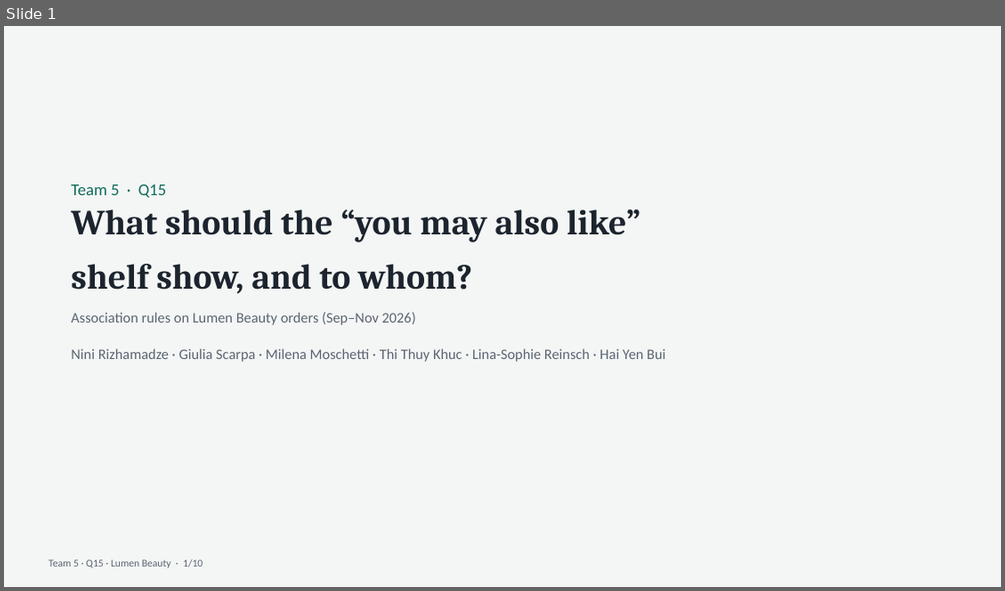
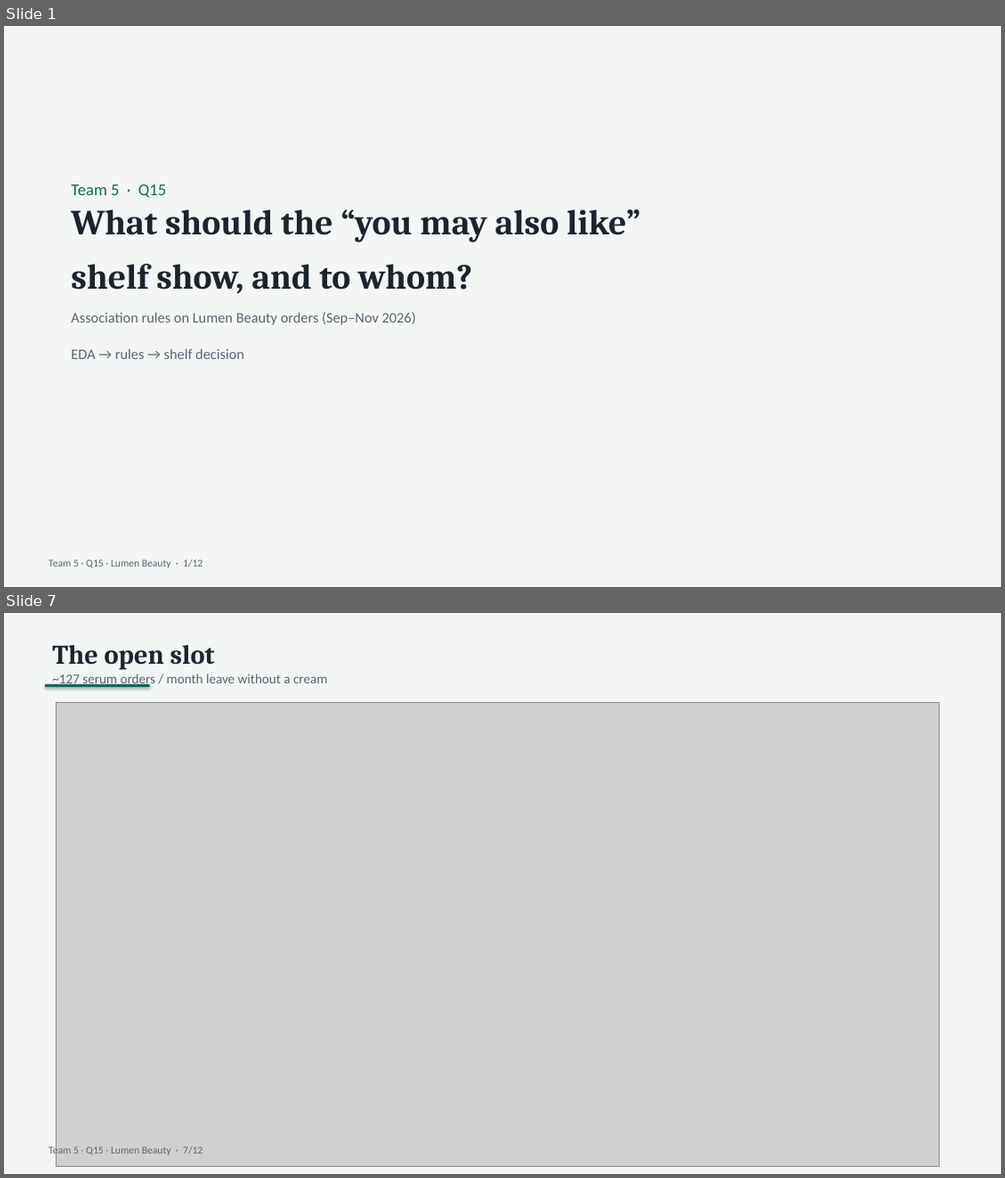
Before and after one commit to N1Rizhka/New-Media-Technology-and-Analytics---Final-Project, a slide deck: deliverables/Team5_Q15_pitch.pptx. Shown one above the other, each under a label of ours: slide 1 before the commit, slides 1 and 7 after it; the slides between them are not shown. The pictures are 1005x591 and 1005x1178 pixels, drawn with LibreOffice and Linux fonts; fonts in the diff are those of the drawing; grey boxes stand for pictures. Boxes give left, top, right and bottom in pixels: in the first picture for what was removed or moved away, otherwise in the second. Text is boxed around its words. In the diff, an @@ line names an element or a change of style, - is before the commit and + after.

```diff
--- a/deliverables/Team5_Q15_pitch.pptx
+++ b/deliverables/Team5_Q15_pitch.pptx
@@ slide 7 added at box(4, 613, 1001, 1174), background #FFFFFF @@
@@ rectangle added at box(4, 613, 1001, 1174), fill #F4F6F5 @@
@@ text added at box(52, 645, 327, 688), 13 pt, text #5A6472 @@
+The open slot
+~127 serum orders / month leave without a cream
@@ rectangle added at box(45, 684, 150, 687), fill #0F6B5C @@
@@ picture added at box(57, 703, 938, 1167) @@
@@ text added at box(48, 1145, 202, 1157), 10 pt, text #5A6472 @@
+Team 5 · Q15 · Lumen Beauty · 7/12
@@ slide 1 changed as well @@
@@ text at box(71, 312, 416, 359): text changed @@
-Association rules on Lumen Beauty orders (Sep–Nov 2026)
-Nini Rizhamadze · Giulia Scarpa · Milena Moschetti · Thi Thuy Khuc · Lina-Sophie Reinsch · Hai Yen Bui
+Association rules on Lumen Beauty orders (Sep–Nov 2026)
+EDA → rules → shelf decision
@@ text at box(48, 559, 202, 568): text changed @@
-Team 5 · Q15 · Lumen Beauty · 1/10
+Team 5 · Q15 · Lumen Beauty · 1/12
```
Also in this commit, not shown: 6 other slides changed, 4 other slides added, 3 slides removed, 18 other files.
